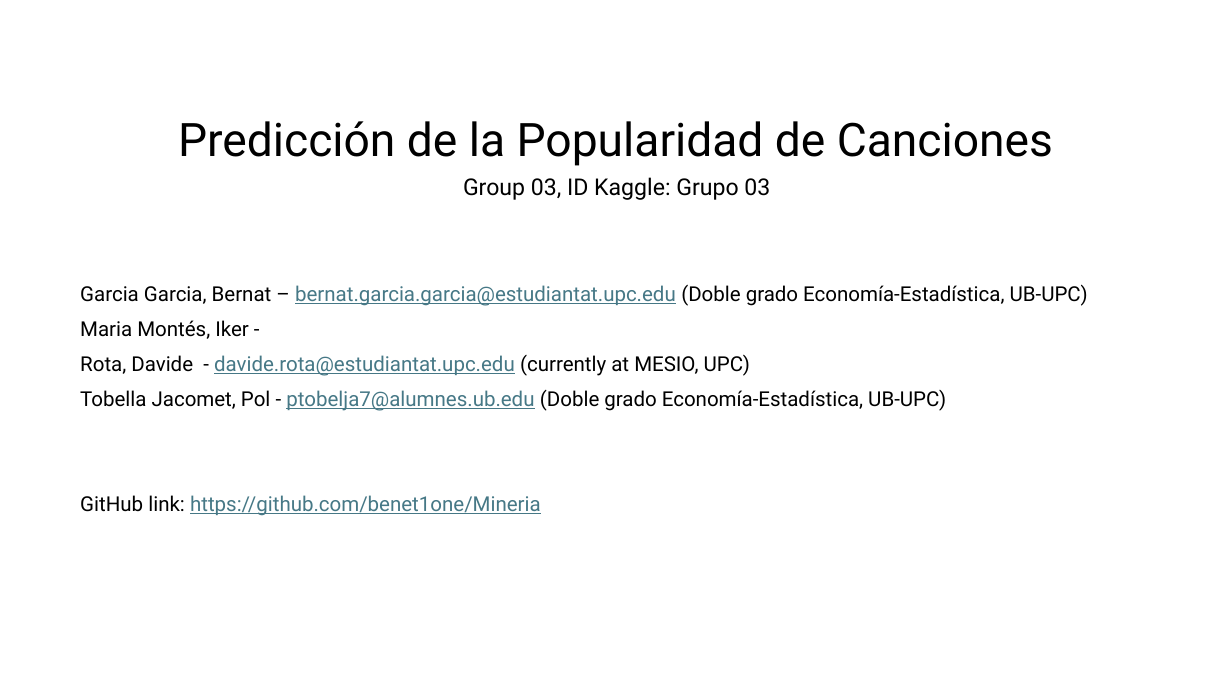
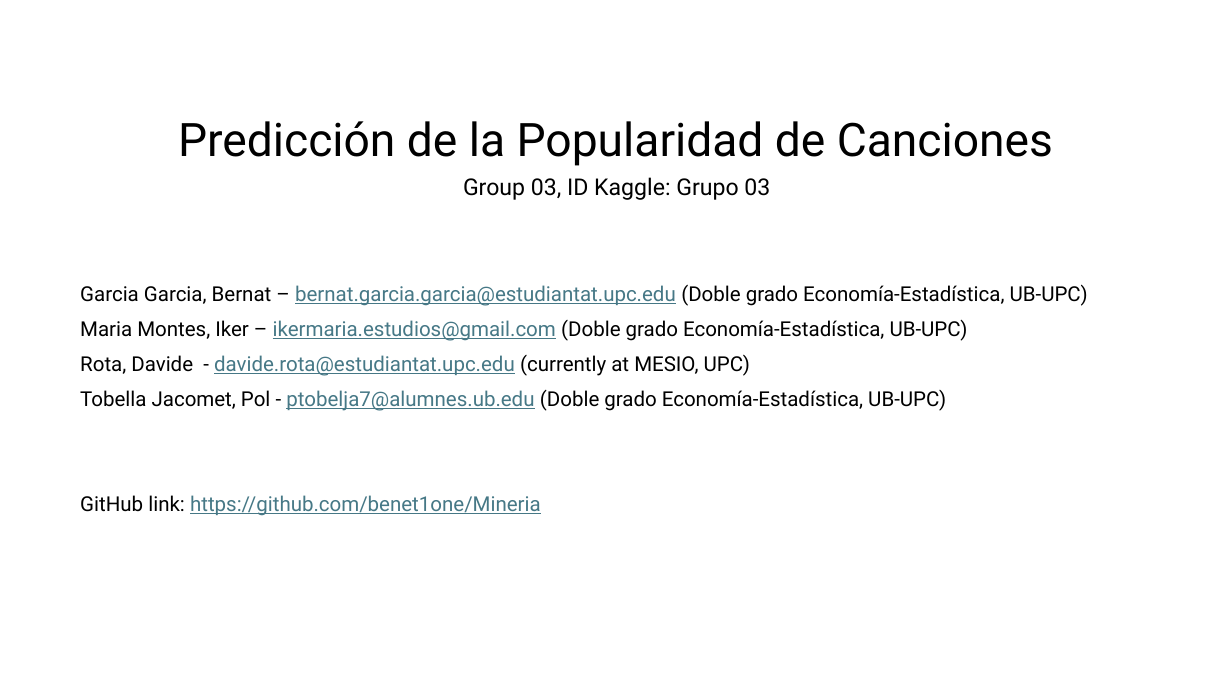
Before and after one commit to benet1one/Mineria, a slide deck: slide 1 of Report_definitivo.pptx. Drawn at 1232x693 pixels with LibreOffice and Linux fonts; fonts in the diff are those of the drawing. Boxes give left, top, right and bottom in pixels: in the first picture for what was removed or moved away, otherwise in the second. Text is boxed around its words. In the diff, an @@ line names an element or a change of style, - is before the commit and + after.

Commit message:
Ahora si

```diff
--- a/Report_definitivo.pptx
+++ b/Report_definitivo.pptx
@@ subtitle at [80, 320, 968, 341]: text changed @@
-Maria Montés, Iker -
+Maria Montes, Iker – ikermaria.estudios@gmail.com (Doble grado Economía-Estadística, UB-UPC)
```
